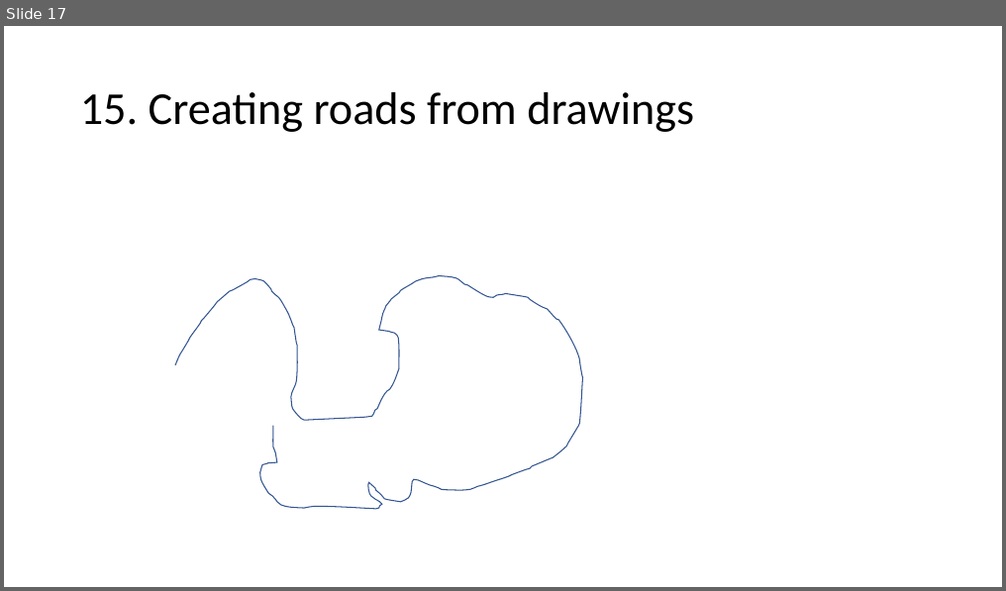
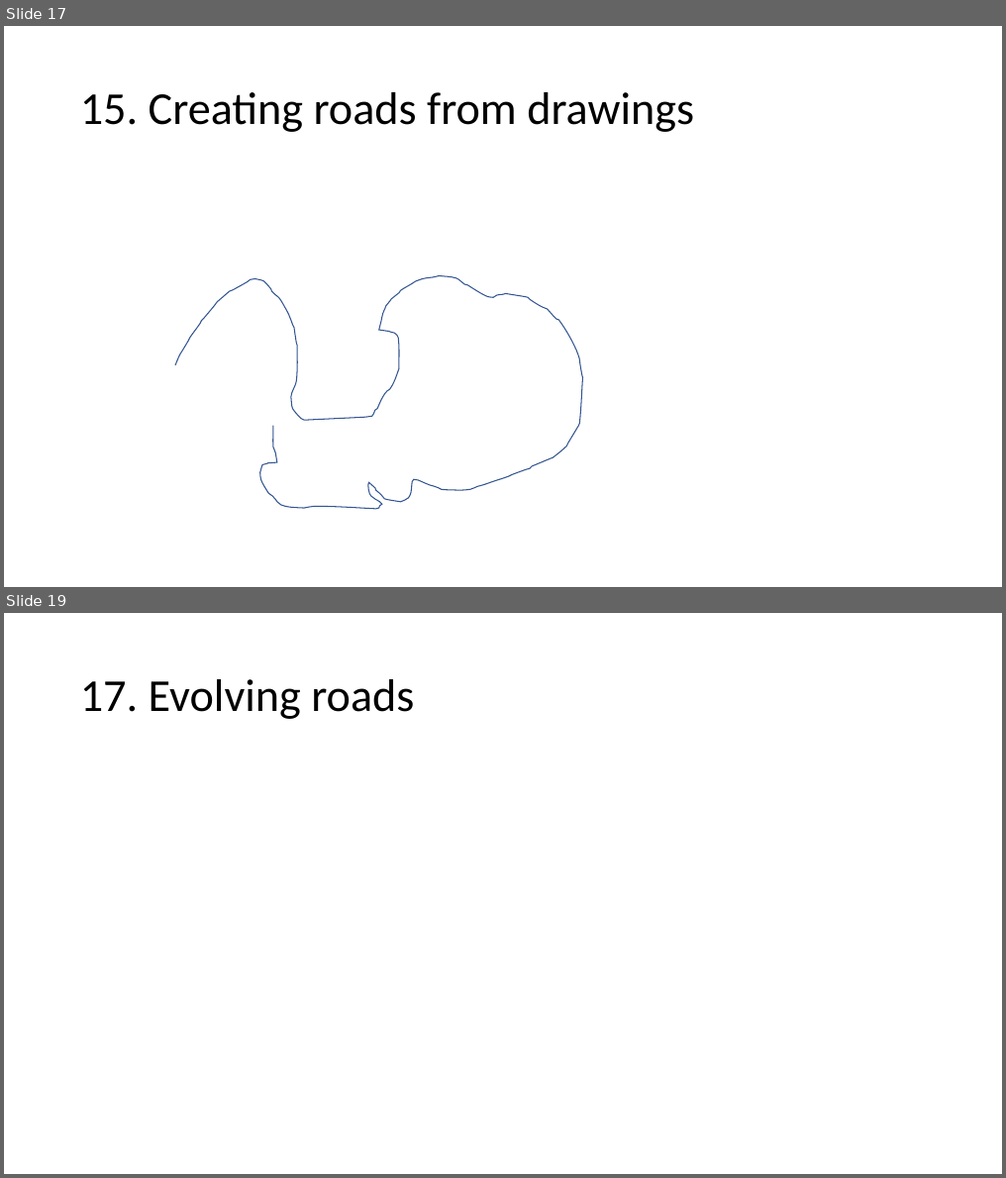
Before and after one commit to AugmentedDesignLab/junction-art, a slide deck: plan/challenges.pptx. Shown one above the other, each under a label of ours: slide 17 before the commit, slides 17 and 19 after it; the slides between them are not shown. The pictures are 1006x591 and 1006x1178 pixels, drawn with LibreOffice and Linux fonts; fonts in the diff are those of the drawing. Boxes give left, top, right and bottom in pixels: in the first picture for what was removed or moved away, otherwise in the second. Text is boxed around its words. In the diff, an @@ line names an element or a change of style, - is before the commit and + after.

```diff
--- a/plan/challenges.pptx
+++ b/plan/challenges.pptx
@@ slide 19 added at (4, 613, 1002, 1174), background #FFFFFF @@
@@ title added at (80, 679, 414, 719), 44 pt, text #000000 @@
+17. Evolving roads
```
Also in this commit, not shown: 2 other slides added, 11 other files.
